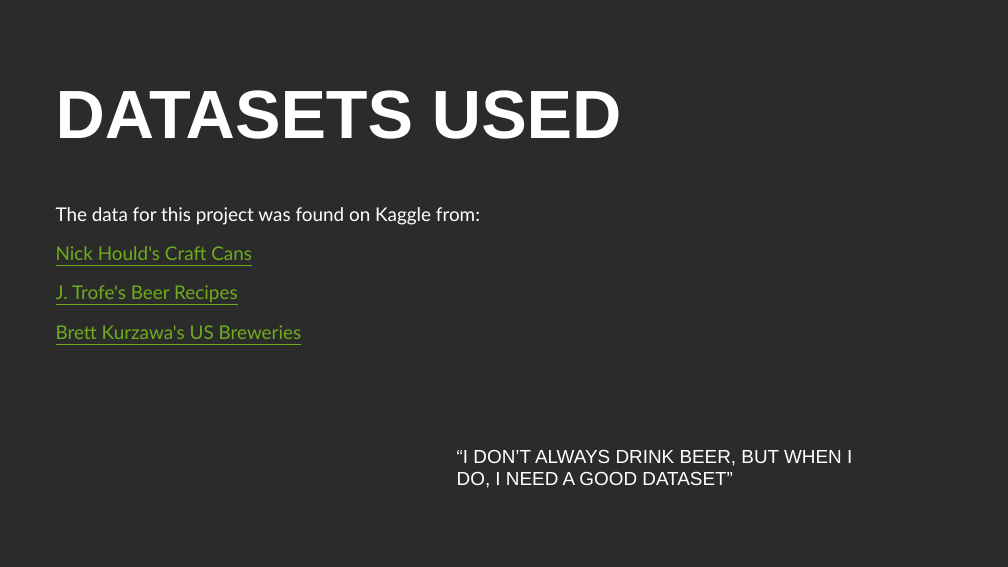
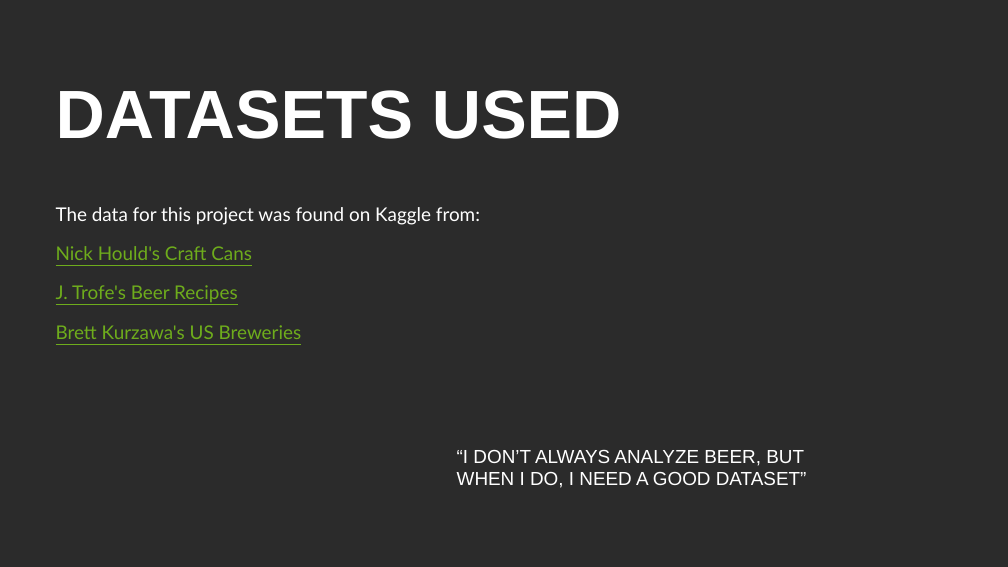
Before and after one commit to j1-aggie/Beers-of-the-USA, a slide deck: slide 3 of Beers of the USA.pptx. Drawn at 1008x567 pixels with LibreOffice and Linux fonts; fonts in the diff are those of the drawing; background and template pictures are left out; a plain dark background stands for a picture behind light text. Boxes give left, top, right and bottom in pixels: in the first picture for what was removed or moved away, otherwise in the second. Text is boxed around its words. In the diff, an @@ line names an element or a change of style, - is before the commit and + after.

Commit message:
edits to pptx

```diff
--- a/Beers of the USA.pptx
+++ b/Beers of the USA.pptx
@@ text at [457, 450, 807, 488]: text changed @@
-“I DON’T ALWAYS DRINK BEER, BUT WHEN I DO, I NEED A GOOD DATASET”
+“I DON’T ALWAYS ANALYZE BEER, BUT WHEN I DO, I NEED A GOOD DATASET”
```
Also in this commit, not shown: 2 other slides changed.
